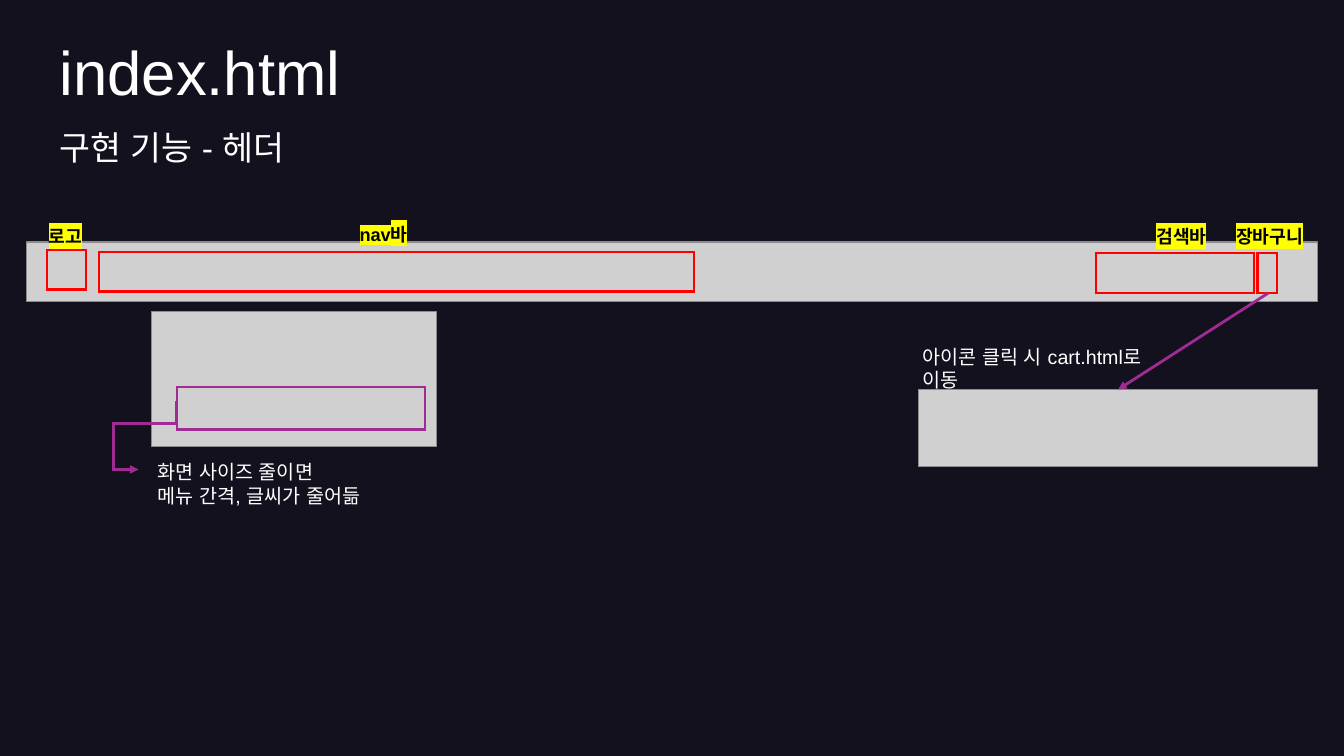
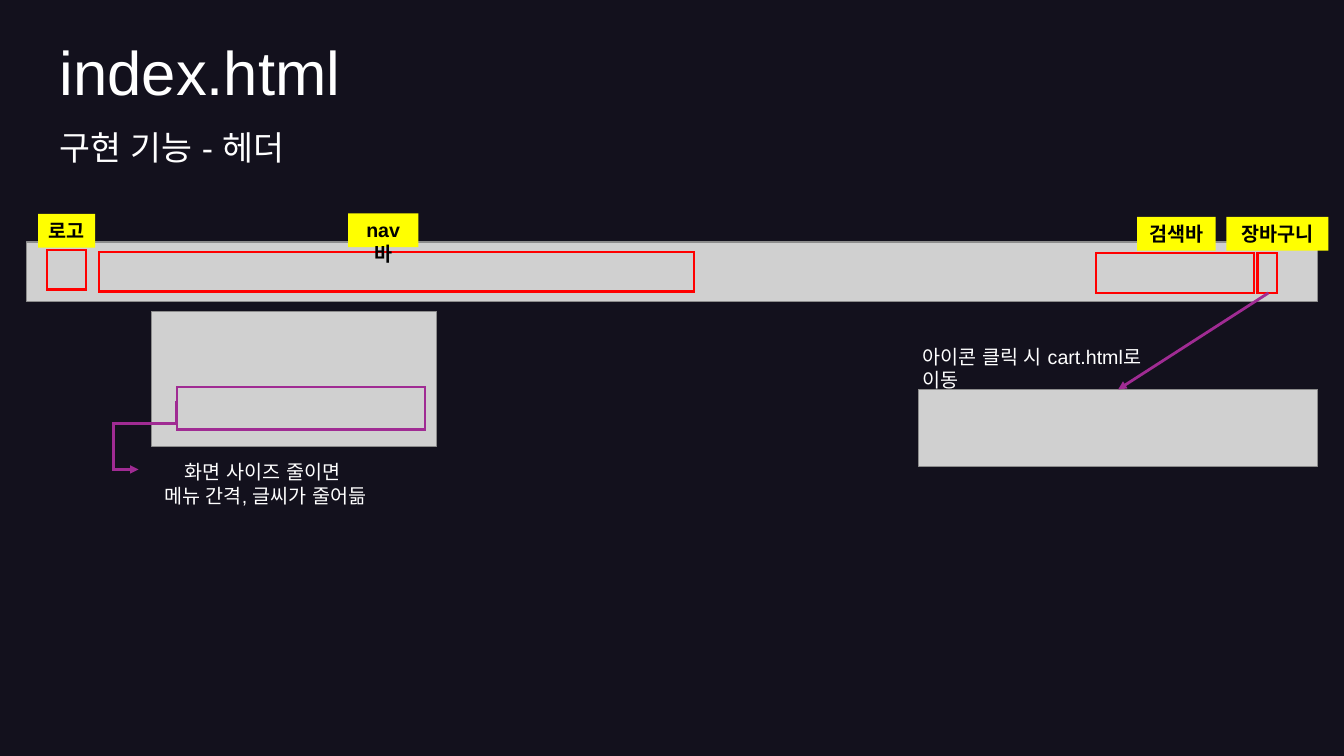
Before and after one commit to hyunkyumlee/FrontProject, a slide deck: slide 7 of 발표 자료/푸마_발표ppt.pptx. Drawn at 1344x756 pixels with LibreOffice and Linux fonts; fonts in the diff are those of the drawing; grey boxes stand for pictures. Boxes give left, top, right and bottom in pixels: in the first picture for what was removed or moved away, otherwise in the second. Text is boxed around its words. In the diff, an @@ line names an element or a change of style, - is before the commit and + after.

```diff
--- a/발표 자료/푸마_발표ppt.pptx
+++ b/발표 자료/푸마_발표ppt.pptx
@@ 3 rectangles: place and size @@
-3 rectangles at (49, 227, 1303, 245)
+3 rectangles at (38, 214, 1329, 251)
@@ size 13 to 14 pt, highlight #FFFF00 to none; alignment left to centre; fill none to #FFFF00 in 4 elements at (1227, 217, 1329, 251), (348, 214, 418, 248), (38, 214, 96, 248), (1137, 217, 1216, 251) @@
@@ rectangle "검색바": place and size @@
-rectangle "검색바" at (1156, 227, 1206, 245)
+rectangle "검색바" at (1137, 217, 1216, 251)
@@ text "화면 사이즈 줄이면" at (164, 462, 366, 506): alignment left to centre @@
```
Also in this commit, not shown: 2 other slides changed, 1 slide added, 9 other files.
